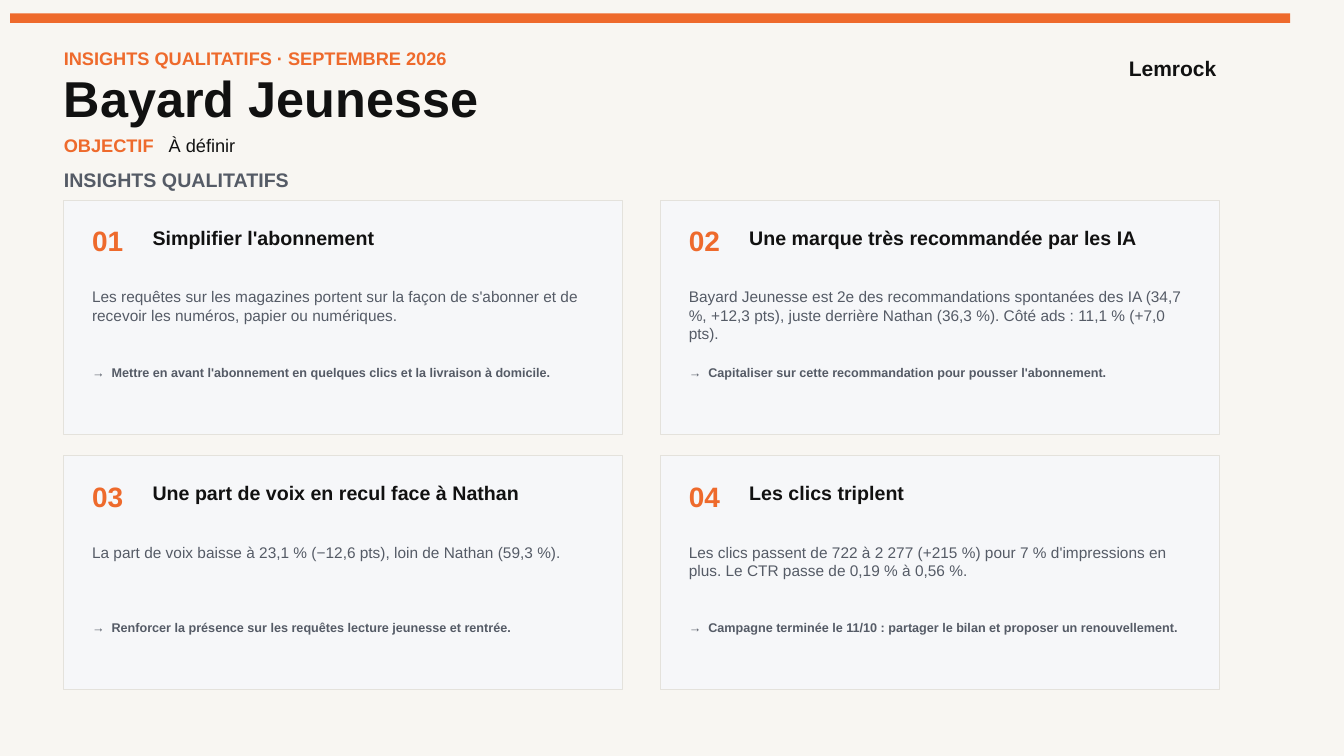
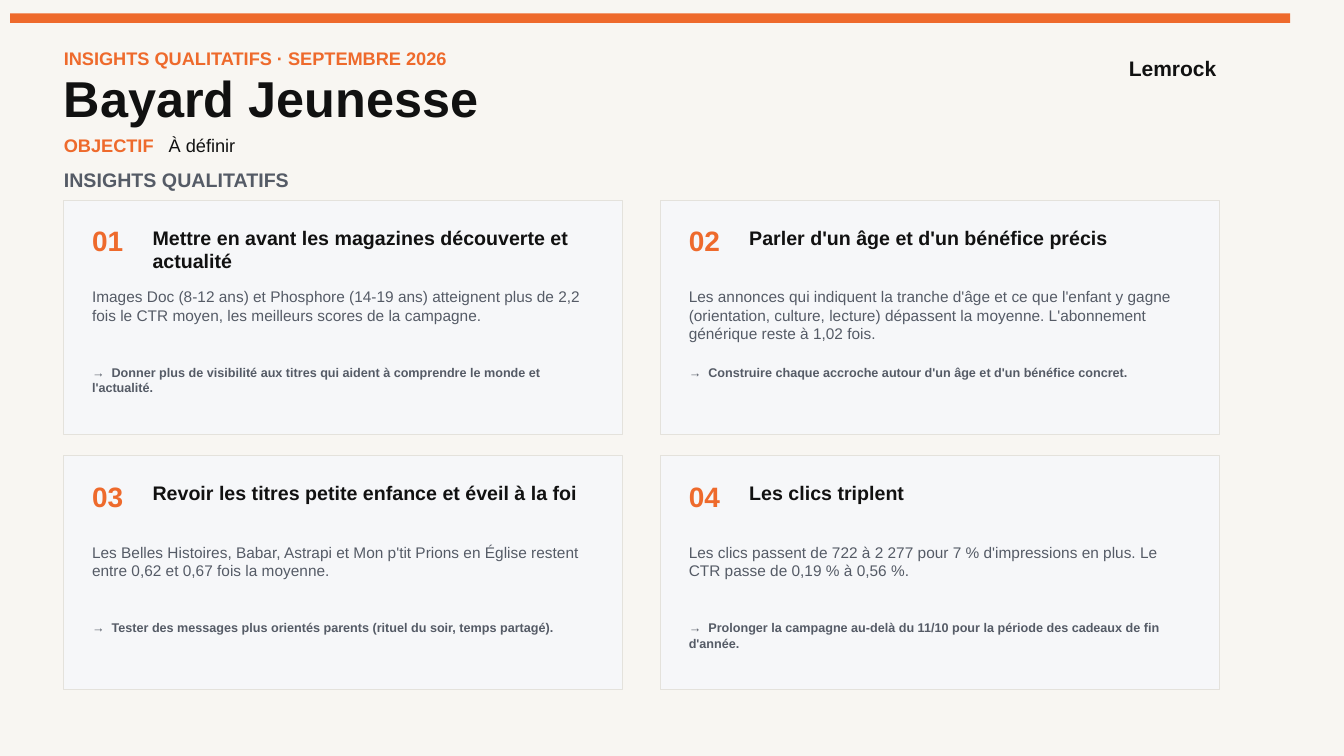
Before and after one commit to stephanemonmarson-creator/Lemrock, a slide deck: slide 8 of rapports/septembre/121026_Customer Success_Septembre 26.pptx (slide 10 before the commit). Drawn at 1344x756 pixels with LibreOffice and Linux fonts; fonts in the diff are those of the drawing. Boxes give left, top, right and bottom in pixels: in the first picture for what was removed or moved away, otherwise in the second. Text is boxed around its words. In the diff, an @@ line names an element or a change of style, - is before the commit and + after.

```diff
--- a/rapports/septembre/121026_Customer Success_Septembre 26.pptx
+++ b/rapports/septembre/121026_Customer Success_Septembre 26.pptx
@@ text at bbox=[153, 230, 567, 269]: text changed @@
-Simplifier l'abonnement
+Mettre en avant les magazines découverte et actualité
@@ text at bbox=[749, 230, 1108, 249]: text changed @@
-Une marque très recommandée par les IA
+Parler d'un âge et d'un bénéfice précis
@@ text at bbox=[92, 291, 579, 324]: text changed @@
-Les requêtes sur les magazines portent sur la façon de s'abonner et de recevoir les numéros, papier ou numériques.
+Images Doc (8-12 ans) et Phosphore (14-19 ans) atteignent plus de 2,2 fois le CTR moyen, les meilleurs scores de la campagne.
@@ text at bbox=[689, 291, 1171, 342]: text changed @@
-Bayard Jeunesse est 2e des recommandations spontanées des IA (34,7 %, +12,3 pts), juste derrière Nathan (36,3 %). Côté ads : 11,1 % (+7,0 pts).
+Les annonces qui indiquent la tranche d'âge et ce que l'enfant y gagne (orientation, culture, lecture) dépassent la moyenne. L'abonnement générique reste à 1,02 fois.
@@ text at bbox=[92, 368, 540, 392]: text changed @@
-→ Mettre en avant l'abonnement en quelques clics et la livraison à domicile.
+→ Donner plus de visibilité aux titres qui aident à comprendre le monde et l'actualité.
@@ text at bbox=[708, 367, 1127, 380]: text changed @@
-→ Capitaliser sur cette recommandation pour pousser l'abonnement.
+→ Construire chaque accroche autour d'un âge et d'un bénéfice concret.
@@ text at bbox=[153, 485, 577, 504]: text changed @@
-Une part de voix en recul face à Nathan
+Revoir les titres petite enfance et éveil à la foi
@@ text at bbox=[92, 545, 578, 579]: text changed @@
-La part de voix baisse à 23,1 % (−12,6 pts), loin de Nathan (59,3 %).
+Les Belles Histoires, Babar, Astrapi et Mon p'tit Prions en Église restent entre 0,62 et 0,67 fois la moyenne.
@@ text at bbox=[689, 546, 1157, 579]: text changed @@
-Les clics passent de 722 à 2 277 (+215 %) pour 7 % d'impressions en plus. Le CTR passe de 0,19 % à 0,56 %.
+Les clics passent de 722 à 2 277 pour 7 % d'impressions en plus. Le CTR passe de 0,19 % à 0,56 %.
@@ text at bbox=[112, 623, 553, 635]: text changed @@
-→ Renforcer la présence sur les requêtes lecture jeunesse et rentrée.
+→ Tester des messages plus orientés parents (rituel du soir, temps partagé).
@@ text at bbox=[689, 623, 1159, 648]: text changed @@
-→ Campagne terminée le 11/10 : partager le bilan et proposer un renouvellement.
+→ Prolonger la campagne au-delà du 11/10 pour la période des cadeaux de fin d'année.
```
Also in this commit, not shown: 35 other slides changed, 8 slides removed, 48 other files.
